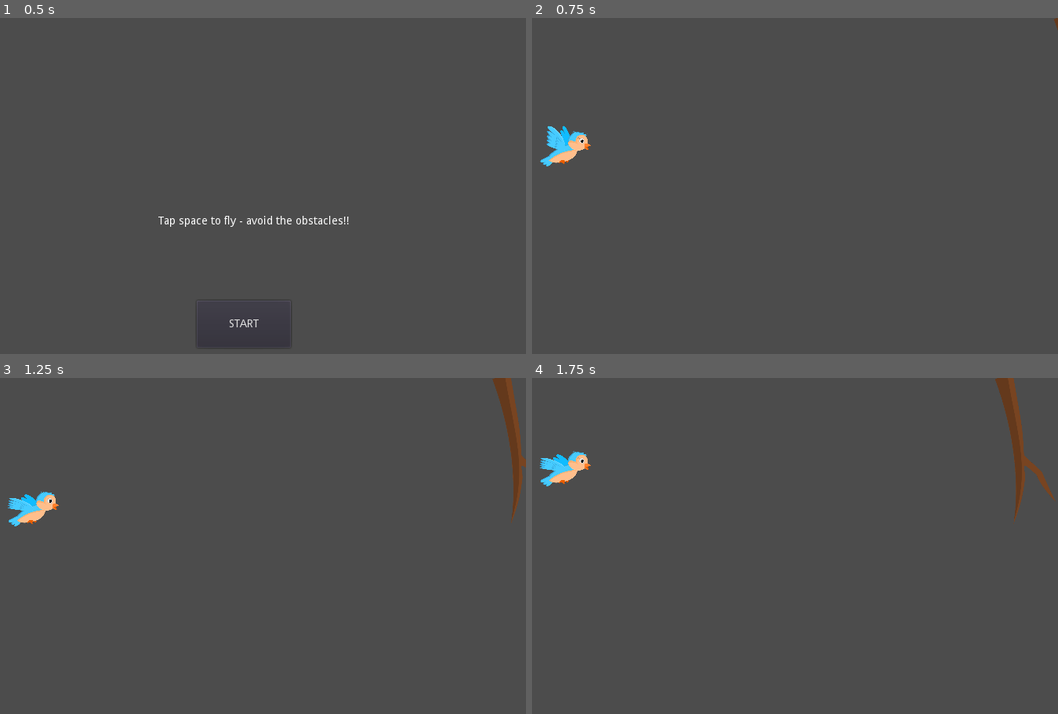
Above: before the commit, frames 1-4 (two rows, left to right).
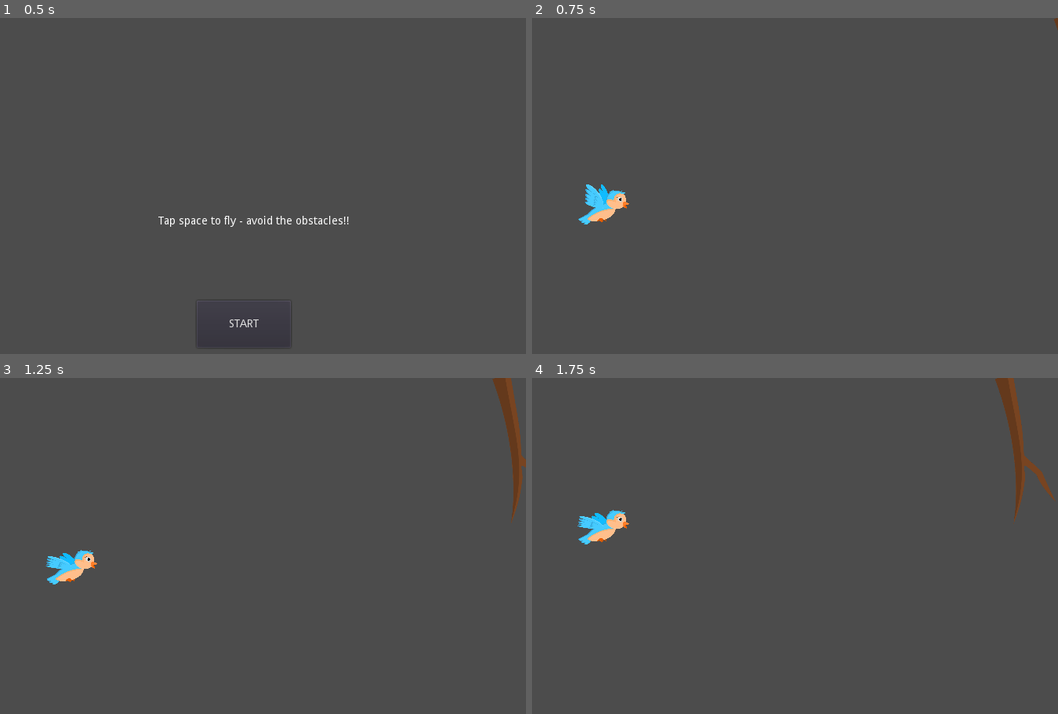
Above: after the commit, the same moments.

Repository: benfernandes/gamejam-august-2020
Game: Godot game, scene res://flappy-bird/FlappyBirdMain.tscn
The game is run twice, just before and just after one commit, with the same random seed, the same clock (stepped at 60 frames per second) and the same inputs. This scene is started directly instead of the project's main scene.
Inputs (mouse positions are in pixels of both pictures, inside the frame that each line leads up to):
- Up to frame 1 (0.5 s): no input
- Up to frame 2 (0.75 s): click "START" at 0.5 s
- Up to frame 3 (1.25 s): no input
- Up to frame 4 (1.75 s): move the mouse to (900, 546) at 1.27 s; hold Right (ui_right) from 1.28 s (still down); hold Space (flap) from 1.28 s (still down); click (900, 546) at 1.42 s

Frame 1 is identical in both runs. In frame 2, 1.2% of the frame differs, in the area x 1-19%, y 32-62%; in frame 3, 1.1%; in frame 4, 1.2%.

Commit message:
Add a new player for each difficulty

Diff:
--- a/flappy-bird/FlappyBird.gd
+++ b/flappy-bird/FlappyBird.gd
@@ -33,6 +33,7 @@
 var current_obstacles = []
 var goal
 var goal_instance = null
+var player
 
 func _ready():
 	hide()
@@ -51,10 +52,17 @@
 func start(difficulty):
 	if (difficulty == "easy"):
 		config = easy_config
+		var easy_player = preload("./Players/EasyPlayer.tscn")
+		player = easy_player.instance()
 	if (difficulty == "medium"):
 		config = medium_config
+		var medium_player = preload("./Players/MediumPlayer.tscn")
+		player = medium_player.instance()
 	if (difficulty == "hard"):
 		config = hard_config
+		var hard_player = preload("./Players/HardPlayer.tscn")
+		player = hard_player.instance()
+	add_child(player)
 
 	speed = config.start_speed
 	obstacle_timer = create_timer(config.obstacle_start_time, "create_obstacle", true)
@@ -107,7 +115,7 @@
 		prepare_goal_timer.stop()
 	if goal_instance != null:
 		goal_instance.stop()
-	get_node("Player/KinematicBody2D").stop()
+	player.stop()
 	for obstacle in current_obstacles:
 	  obstacle.stop()
 
--- a/flappy-bird/FlappyBird.tscn
+++ b/flappy-bird/FlappyBird.tscn
@@ -1,6 +1,5 @@
-[gd_scene load_steps=5 format=2]
+[gd_scene load_steps=4 format=2]
 
-[ext_resource path="res://flappy-bird/Player.tscn" type="PackedScene" id=1]
 [ext_resource path="res://flappy-bird/FlappyBird.gd" type="Script" id=2]
 [ext_resource path="res://flappy-bird/Boundary.gd" type="Script" id=3]
 
@@ -9,9 +8,6 @@
 
 [node name="FlappyBird" type="Node2D"]
 script = ExtResource( 2 )
-
-[node name="Player" parent="." instance=ExtResource( 1 )]
-position = Vector2( 92.2463, 164.311 )
 
 [node name="Top" type="KinematicBody2D" parent="."]
 script = ExtResource( 3 )
--- /dev/null
+++ b/flappy-bird/Players/EasyPlayer.tscn
@@ -0,0 +1,51 @@
+[gd_scene load_steps=9 format=2]
+
+[ext_resource path="res://assets/basic-bird-flying-right.svg" type="Texture" id=1]
+[ext_resource path="res://flappy-bird/Players/Player.gd" type="Script" id=2]
+
+[sub_resource type="AtlasTexture" id=1]
+flags = 4
+atlas = ExtResource( 1 )
+region = Rect2( 0, 0, 755, 604 )
+
+[sub_resource type="AtlasTexture" id=2]
+flags = 4
+atlas = ExtResource( 1 )
+region = Rect2( 755, 0, 755, 604 )
+
+[sub_resource type="AtlasTexture" id=3]
+flags = 4
+atlas = ExtResource( 1 )
+region = Rect2( 1510, 0, 755, 604 )
+
+[sub_resource type="AtlasTexture" id=4]
+flags = 4
+atlas = ExtResource( 1 )
+region = Rect2( 2265, 0, 755, 604 )
+
+[sub_resource type="SpriteFrames" id=5]
+animations = [ {
+"frames": [ SubResource( 1 ), SubResource( 2 ), SubResource( 3 ), SubResource( 4 ) ],
+"loop": true,
+"name": "default",
+"speed": 5.0
+} ]
+
+[sub_resource type="CapsuleShape2D" id=6]
+radius = 15.0677
+height = 32.1328
+
+[node name="EasyPlayer" type="KinematicBody2D"]
+position = Vector2( 147.889, 241.434 )
+script = ExtResource( 2 )
+
+[node name="AnimatedSprite" type="AnimatedSprite" parent="."]
+position = Vector2( -6.78577, -2.70117 )
+scale = Vector2( 0.1, 0.1 )
+frames = SubResource( 5 )
+playing = true
+
+[node name="CollisionShape2D" type="CollisionShape2D" parent="."]
+position = Vector2( -2.50284, -1.58517 )
+rotation = -2.15723
+shape = SubResource( 6 )
--- /dev/null
+++ b/flappy-bird/Players/HardPlayer.tscn
@@ -0,0 +1,52 @@
+[gd_scene load_steps=9 format=2]
+
+[ext_resource path="res://assets/basic-bird-flying-right.svg" type="Texture" id=1]
+[ext_resource path="res://flappy-bird/Players/Player.gd" type="Script" id=2]
+
+[sub_resource type="AtlasTexture" id=1]
+flags = 4
+atlas = ExtResource( 1 )
+region = Rect2( 0, 0, 755, 604 )
+
+[sub_resource type="AtlasTexture" id=2]
+flags = 4
+atlas = ExtResource( 1 )
+region = Rect2( 755, 0, 755, 604 )
+
+[sub_resource type="AtlasTexture" id=3]
+flags = 4
+atlas = ExtResource( 1 )
+region = Rect2( 1510, 0, 755, 604 )
+
+[sub_resource type="AtlasTexture" id=4]
+flags = 4
+atlas = ExtResource( 1 )
+region = Rect2( 2265, 0, 755, 604 )
+
+[sub_resource type="SpriteFrames" id=5]
+animations = [ {
+"frames": [ SubResource( 1 ), SubResource( 2 ), SubResource( 3 ), SubResource( 4 ) ],
+"loop": true,
+"name": "default",
+"speed": 5.0
+} ]
+
+[sub_resource type="CapsuleShape2D" id=6]
+radius = 13.2419
+height = 24.3073
+
+[node name="HardPlayer" type="KinematicBody2D"]
+position = Vector2( 147.889, 241.434 )
+script = ExtResource( 2 )
+
+[node name="AnimatedSprite" type="AnimatedSprite" parent="."]
+position = Vector2( -6.78784, -3.5918 )
+scale = Vector2( 0.1, 0.1 )
+frames = SubResource( 5 )
+frame = 3
+playing = true
+
+[node name="CollisionShape2D" type="CollisionShape2D" parent="."]
+position = Vector2( -2.50284, -1.58517 )
+rotation = -2.15723
+shape = SubResource( 6 )
--- a/flappy-bird/Player.tscn
+++ b/flappy-bird/Players/MediumPlayer.tscn
@@ -1,7 +1,7 @@
 [gd_scene load_steps=9 format=2]
 
 [ext_resource path="res://assets/basic-bird-flying-right.svg" type="Texture" id=1]
-[ext_resource path="res://flappy-bird/Player.gd" type="Script" id=2]
+[ext_resource path="res://flappy-bird/Players/Player.gd" type="Script" id=2]
 
 [sub_resource type="AtlasTexture" id=1]
 flags = 4
@@ -32,24 +32,21 @@
 } ]
 
 [sub_resource type="CapsuleShape2D" id=6]
-radius = 15.0677
-height = 32.1328
+radius = 13.2419
+height = 24.3073
 
-[node name="Player" type="Node2D"]
-__meta__ = {
-"_edit_group_": true
-}
-
-[node name="KinematicBody2D" type="KinematicBody2D" parent="."]
+[node name="MediumPlayer" type="KinematicBody2D"]
+position = Vector2( 147.889, 241.434 )
 script = ExtResource( 2 )
 
-[node name="AnimatedSprite" type="AnimatedSprite" parent="KinematicBody2D"]
+[node name="AnimatedSprite" type="AnimatedSprite" parent="."]
+position = Vector2( -6.78577, -2.70117 )
 scale = Vector2( 0.1, 0.1 )
 frames = SubResource( 5 )
-frame = 1
+frame = 3
 playing = true
 
-[node name="CollisionShape2D" type="CollisionShape2D" parent="KinematicBody2D"]
-position = Vector2( 0.449493, 3.74577 )
+[node name="CollisionShape2D" type="CollisionShape2D" parent="."]
+position = Vector2( -2.50284, -1.58517 )
 rotation = -2.15723
 shape = SubResource( 6 )
Renamed: flappy-bird/Player.gd -> flappy-bird/Players/Player.gd
